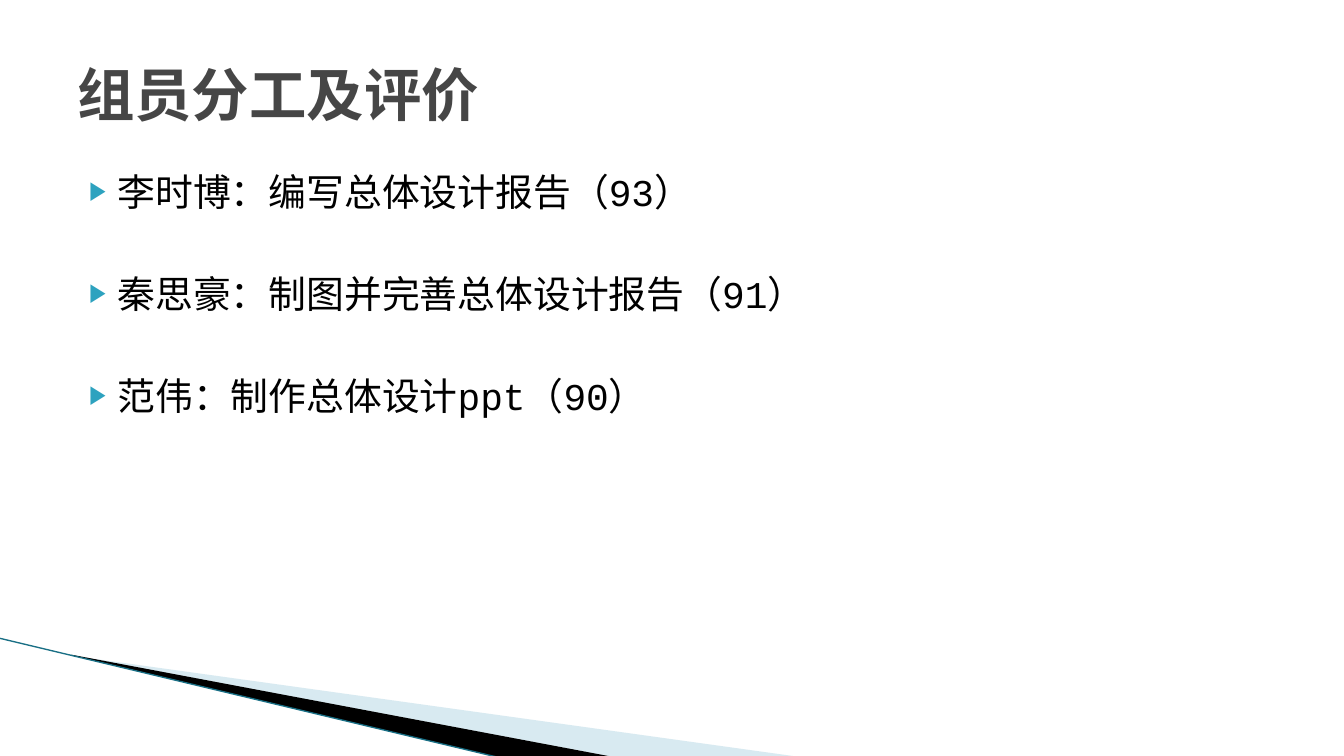
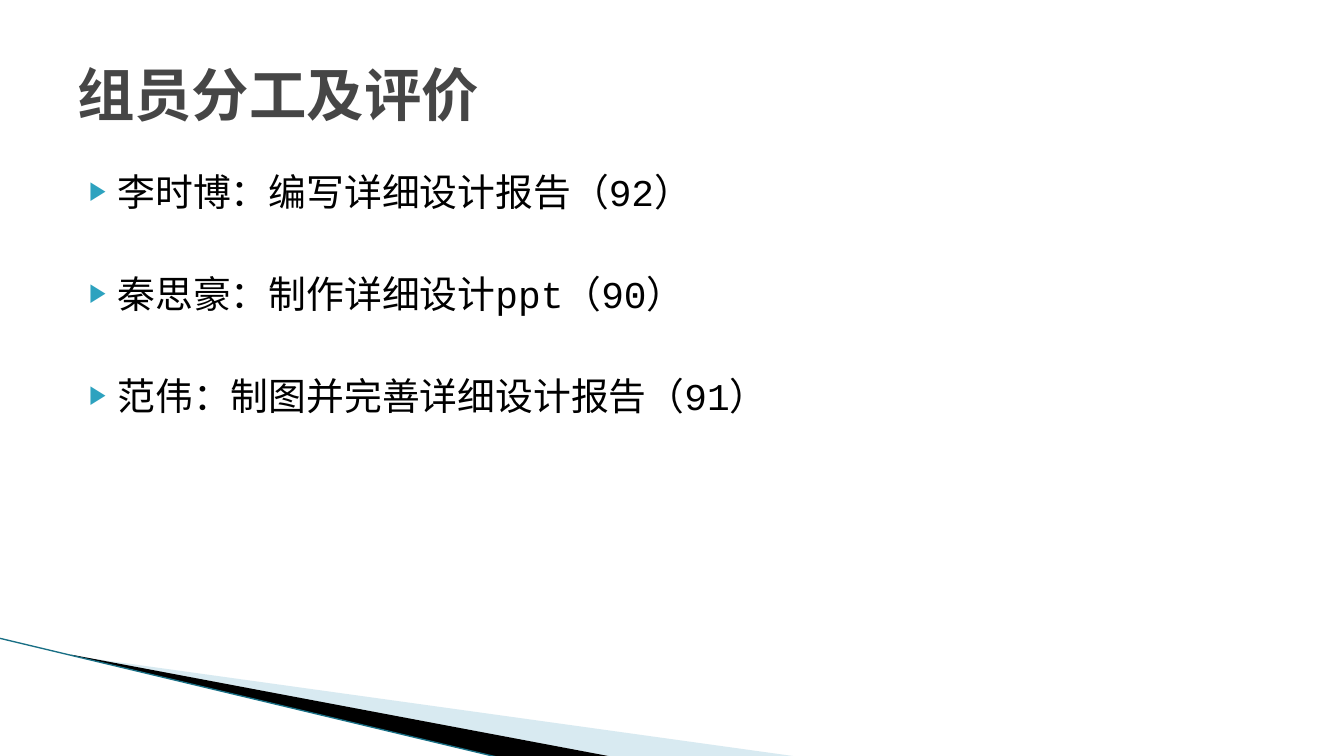
Before and after one commit to G17workfordadoudou/dadoudou, a slide deck: slide 19 of SE2022-G17-详细设计.pptx. Drawn at 1344x756 pixels with LibreOffice and Linux fonts; fonts in the diff are those of the drawing; background and template pictures are left out. Boxes give left, top, right and bottom in pixels: in the first picture for what was removed or moved away, otherwise in the second. Text is boxed around its words. In the diff, an @@ line names an element or a change of style, - is before the commit and + after.

```diff
--- a/SE2022-G17-详细设计.pptx
+++ b/SE2022-G17-详细设计.pptx
@@ text at [117, 174, 767, 414]: text changed @@
-▶ 李时博：编写总体设计报告（93）
-▶ 秦思豪：制图并完善总体设计报告（91）
-▶ 范伟：制作总体设计ppt（90）
+▶ 李时博：编写详细设计报告（92）
+▶ 秦思豪：制作详细设计ppt（90）
+▶ 范伟：制图并完善详细设计报告（91）
```
Also in this commit, not shown: 1 other slide changed, 1 other file.
